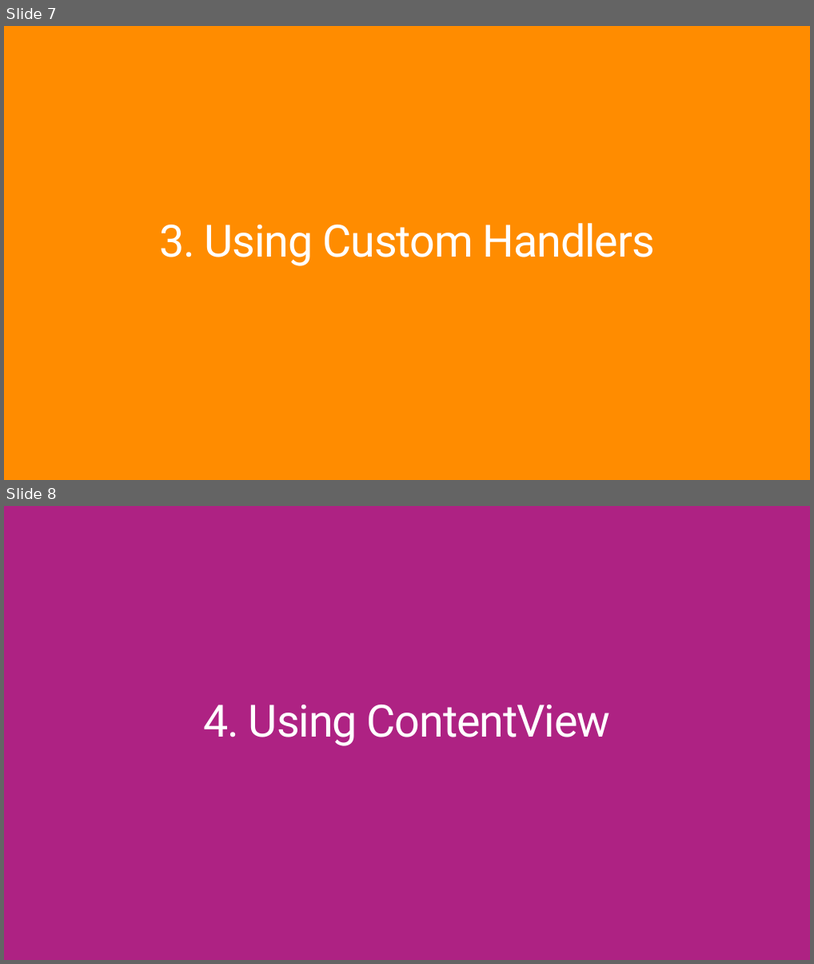
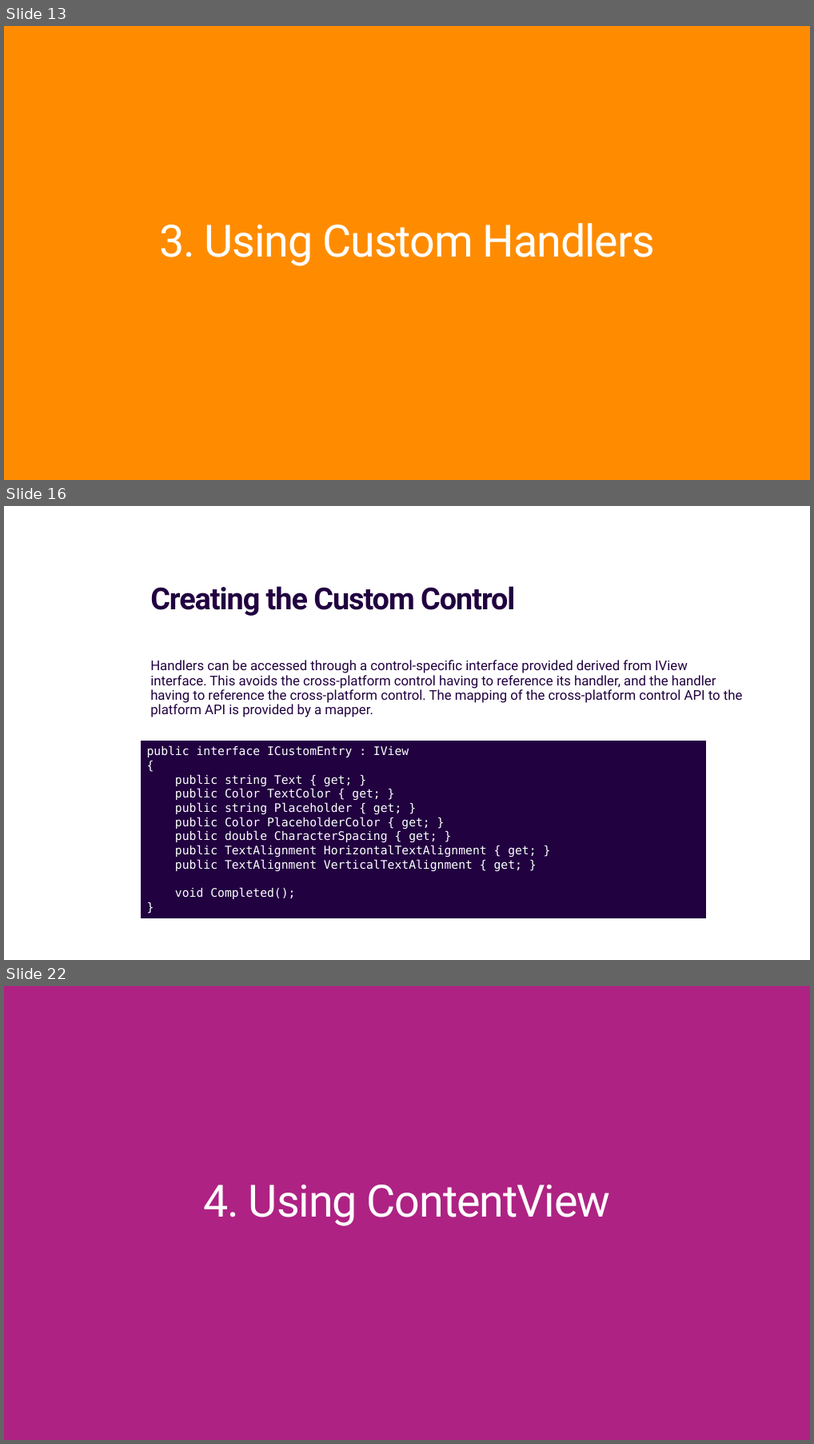
Before and after one commit to jsuarezruiz/ways-create-netmaui-controls, a slide deck: ways-create-netmaui-controls.pptx. Shown one above the other, each under a label of ours: slides 7 and 8 before the commit, slides 13, 16 and 22 after it; the slides between them are not shown. The pictures are 814x964 and 814x1444 pixels, drawn with LibreOffice and Linux fonts; fonts in the diff are those of the drawing. Boxes give left, top, right and bottom in pixels: in the first picture for what was removed or moved away, otherwise in the second. Text is boxed around its words. In the diff, an @@ line names an element or a change of style, - is before the commit and + after.

```diff
--- a/ways-create-netmaui-controls.pptx
+++ b/ways-create-netmaui-controls.pptx
@@ slide 16 added at [4, 506, 810, 960], background #FFFFFF @@
@@ title added at [150, 586, 515, 616], 36 pt, text #210140, bold @@
+Creating the Custom Control
@@ text added at [150, 660, 743, 717], 16 pt, text #210140 @@
+Handlers can be accessed through a control-specific interface provided derived from IView interface. This avoids the cross-platform control having to reference its handler, and the handler having to reference the cross-platform control. The mapping of the cross-platform control API to the platform API is provided by a mapper.
@@ rectangle added at [141, 740, 706, 918], fill #210140, outline #210140 0.75 pt, 14 pt, text #FFFFFF @@
+public interface ICustomEntry : IView
+{
+public string Text { get; }
+public Color TextColor { get; }
+public string Placeholder { get; }
+public Color PlaceholderColor { get; }
+public double CharacterSpacing { get; }
+public TextAlignment HorizontalTextAlignment { get; }
+public TextAlignment VerticalTextAlignment { get; }
+void Completed();
+}
@@ what was slide 7 is now slide 13 @@
@@ what was slide 8 is now slide 22 @@
```
Also in this commit, not shown: 1 slide changed, 14 other slides added, 1 slide removed.
